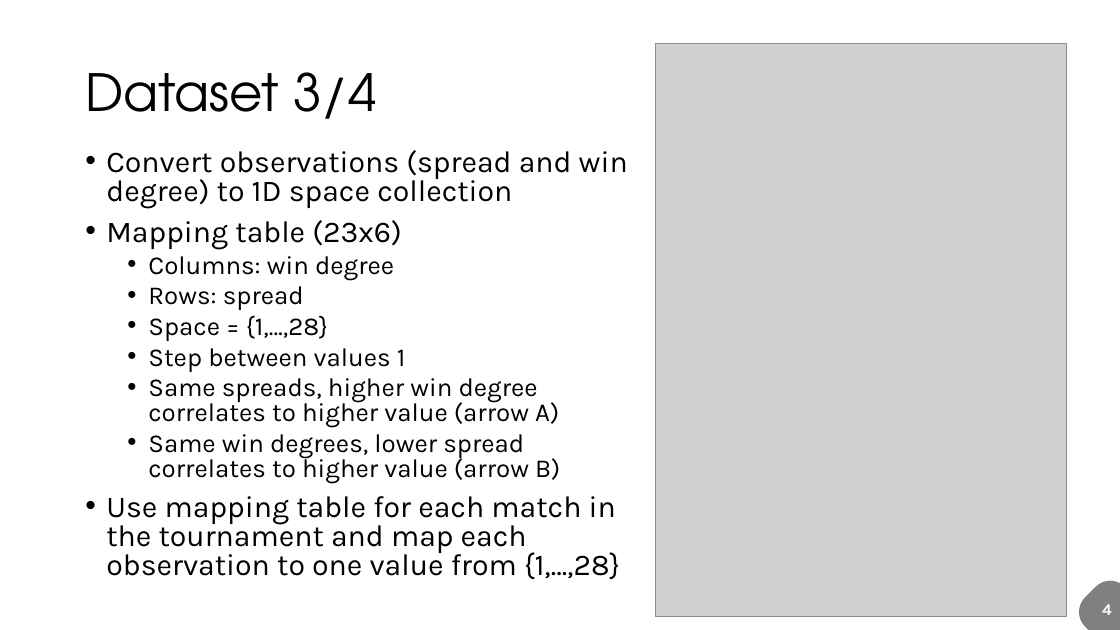
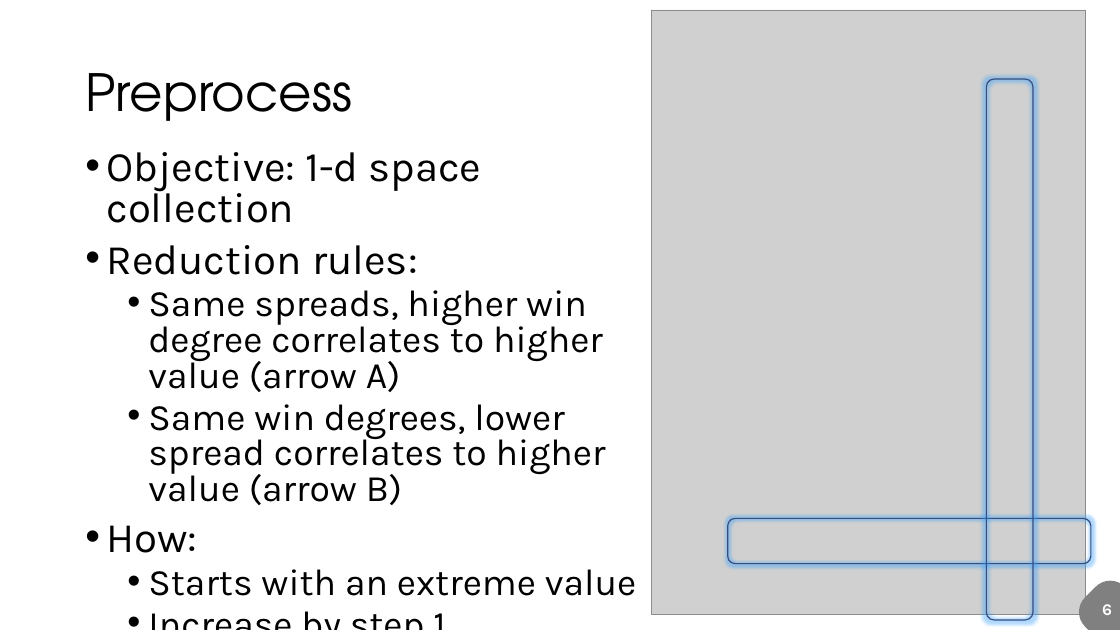
Before and after one commit to fuksi/bda_project_2018, a slide deck: slide 7 of BWF_presentation.pptx (slide 5 before the commit). Drawn at 1120x630 pixels with LibreOffice and Linux fonts; fonts in the diff are those of the drawing; grey boxes stand for pictures. Boxes give left, top, right and bottom in pixels: in the first picture for what was removed or moved away, otherwise in the second. Text is boxed around its words. In the diff, an @@ line names an element or a change of style, - is before the commit and + after.

```diff
--- a/BWF_presentation.pptx
+++ b/BWF_presentation.pptx
@@ picture: place and size @@
-picture at (655, 44, 1066, 617)
+picture at (651, 10, 1085, 615)
@@ title at (85, 73, 352, 121): text changed @@
-Dataset 3/4
+Preprocess
@@ rounded rectangle added at (986, 79, 1033, 620), outline #374B7F 1 pt @@
@@ text at (106, 152, 482, 275): text changed; size 25.9 to 36 pt @@
-• Convert observations (spread and win degree) to 1D space collection
-• Mapping table (23x6)
-  • Columns: win degree
-  • Rows: spread
-  • Space = {1,…,28}
-  • Step between values 1
+• Objective: 1-d space collection
+• Reduction rules:
@@ text at (148, 290, 606, 505): size 22.2 to 32 pt in "Same spreads, higher win degree correlates to ...", "Same win degrees, lower spread correlates to ..." @@
@@ text at (106, 525, 636, 596): text changed; size 25.9 to 32 pt @@
-• Use mapping table for each match in the tournament and map each observation to one value from {1,…,28}
+• How:
+  • Starts with an extreme value
+  • Increase by step 1
@@ rounded rectangle added at (728, 518, 1091, 564), outline #374B7F 1 pt @@
@@ text at (1102, 604, 1112, 615): text changed @@
-4
+6
```
Also in this commit, not shown: 11 other slides changed, 2 slides added, 1 other file.
